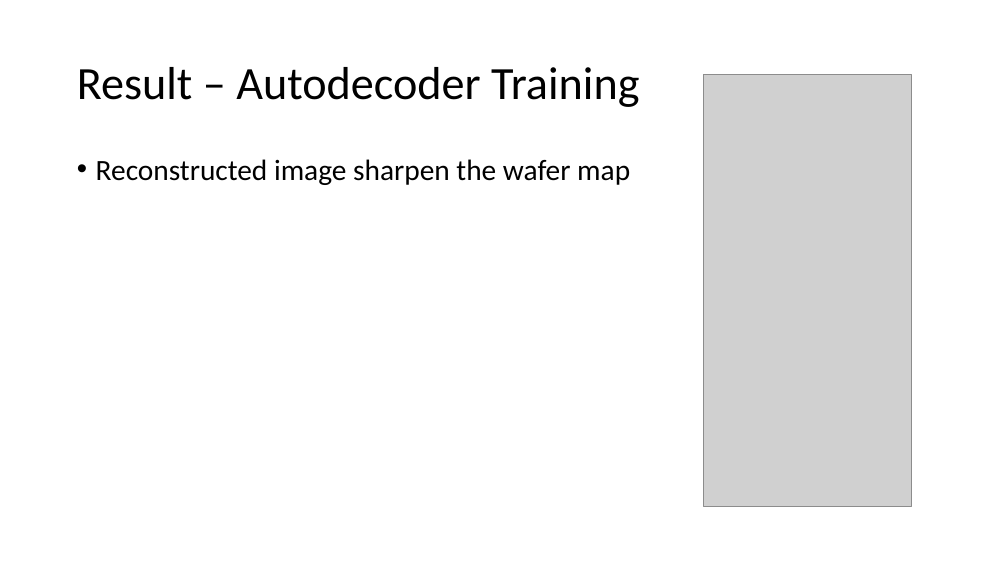
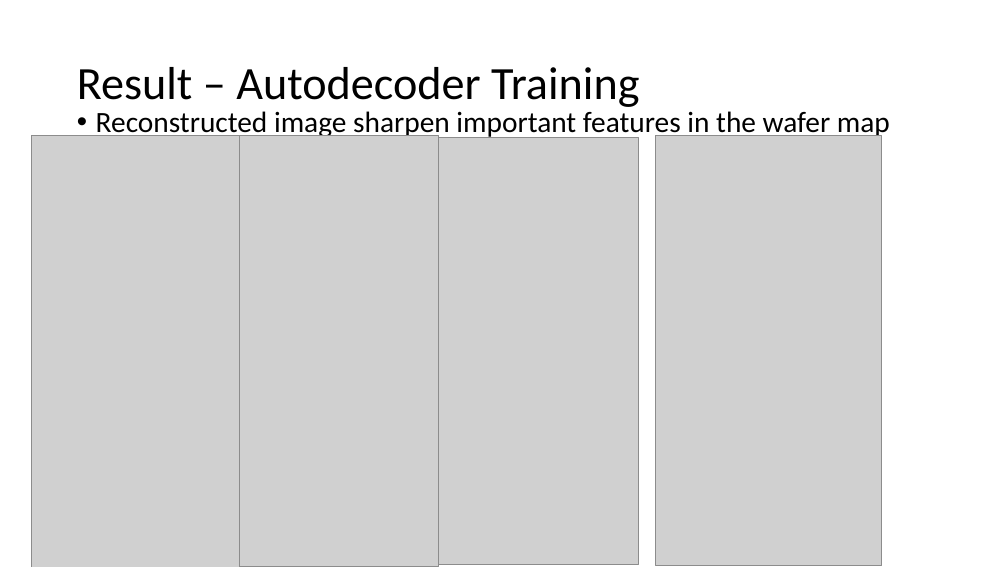
Before and after one commit to optimusium/psupr3, a slide deck: slide 17 of Autoencoder Classifier for Wafer resistance test map.pptx (slide 12 before the commit). Drawn at 1008x567 pixels with LibreOffice and Linux fonts; fonts in the diff are those of the drawing; grey boxes stand for pictures. Boxes give left, top, right and bottom in pixels: in the first picture for what was removed or moved away, otherwise in the second. Text is boxed around its words. In the diff, an @@ line names an element or a change of style, - is before the commit and + after.

```diff
--- a/Autoencoder Classifier for Wafer resistance test map.pptx
+++ b/Autoencoder Classifier for Wafer resistance test map.pptx
@@ text at [96,111,890,139]: text changed @@
-• Reconstructed image sharpen the wafer map
+• Reconstructed image sharpen important features in the wafer map
@@ picture: place and size @@
-picture at [704,75,912,507]
+picture at [31,135,239,567]
@@ picture added at [239,135,439,566] @@
@@ picture added at [439,138,639,565] @@
@@ picture added at [656,136,882,566] @@
```
Also in this commit, not shown: 6 other slides changed, 9 slides added.
